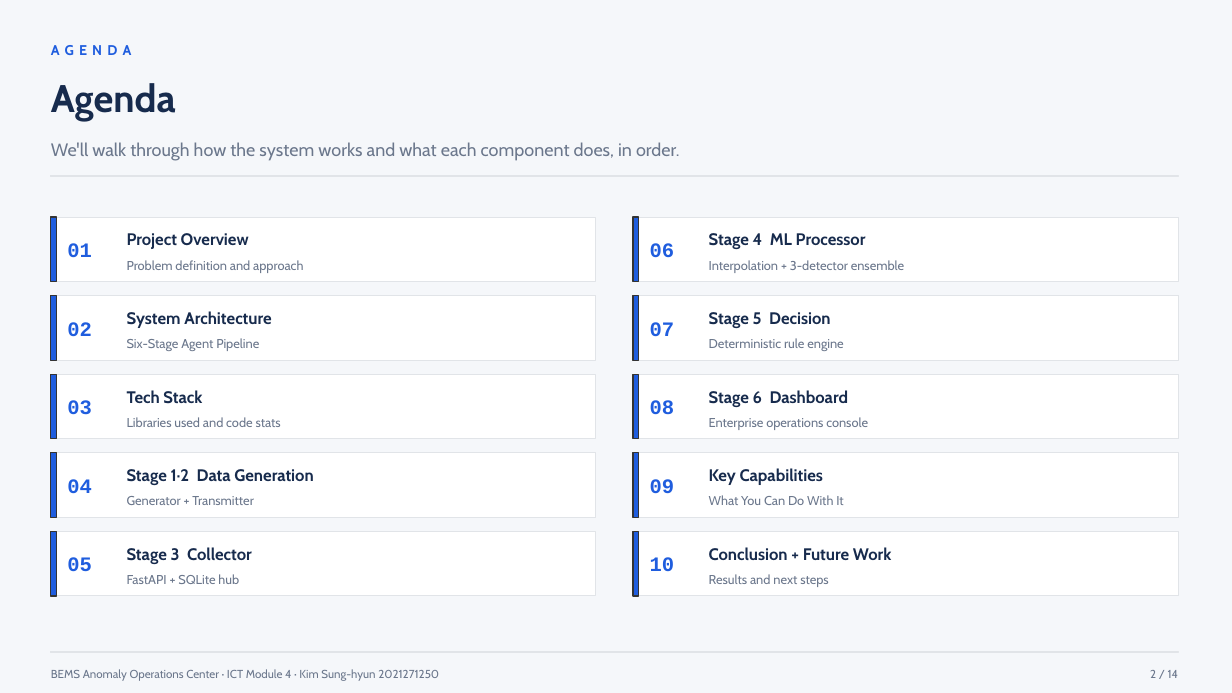
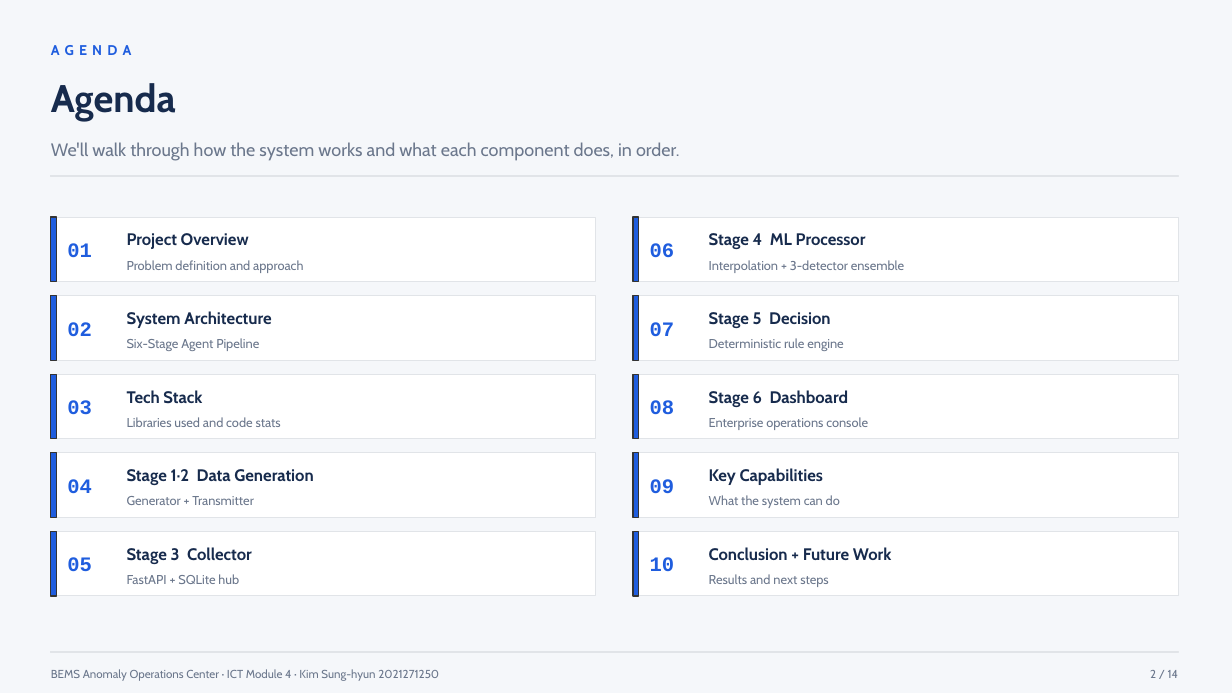
Before and after one commit to SungHyunC/BEMS-Anomaly-Operations-Center, a slide deck: slide 2 of BEMS_Presentation_EN.pptx. Drawn at 1232x693 pixels with LibreOffice and Linux fonts; fonts in the diff are those of the drawing. Boxes give left, top, right and bottom in pixels: in the first picture for what was removed or moved away, otherwise in the second. Text is boxed around its words. In the diff, an @@ line names an element or a change of style, - is before the commit and + after.

```diff
--- a/BEMS_Presentation_EN.pptx
+++ b/BEMS_Presentation_EN.pptx
@@ text at box(709, 495, 840, 508): text changed @@
-What You Can Do With It
+What the system can do
```
Also in this commit, not shown: 6 other slides changed, 1 other file.
